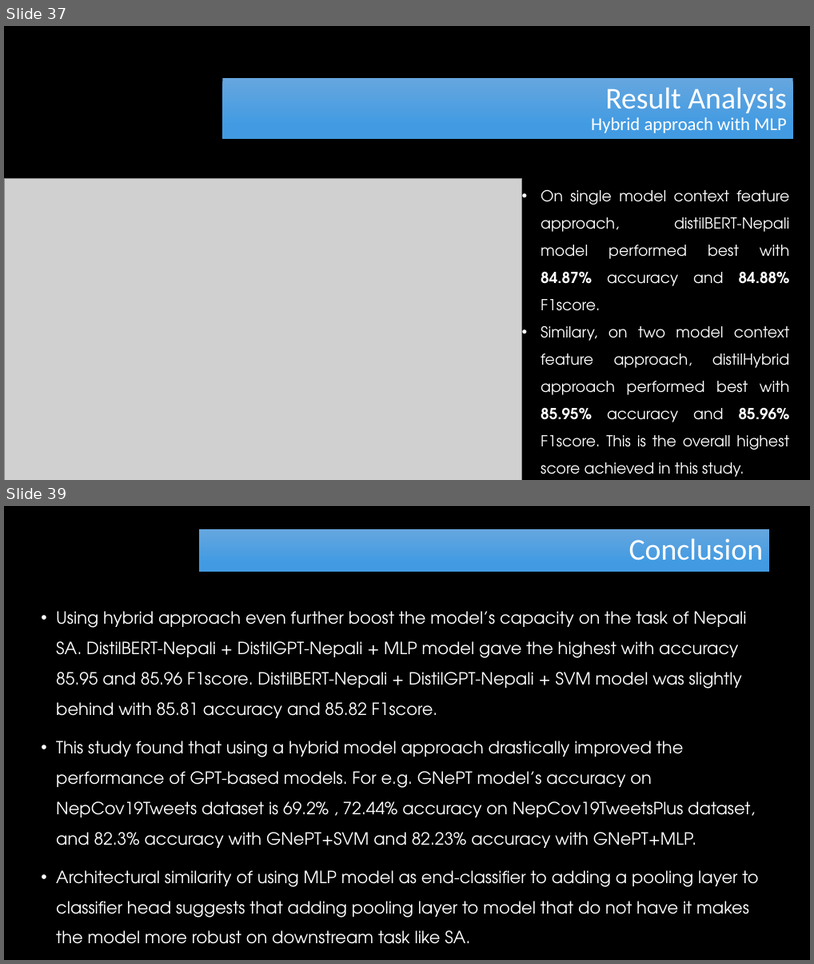
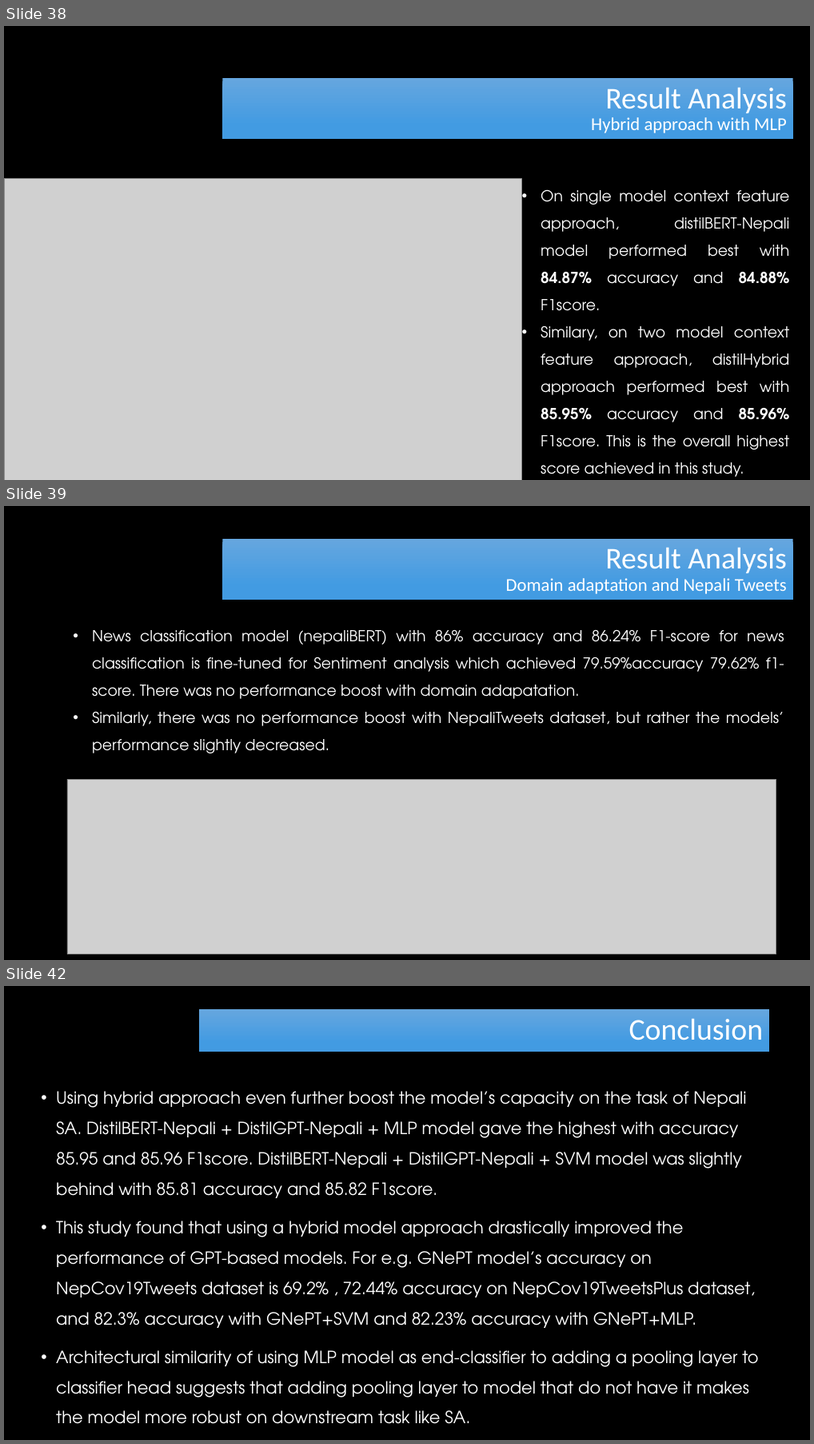
Before and after one commit to RayGone/Thesis, a slide deck: Main Thesis/Thesis Defense Presentation.pptx. Shown one above the other, each under a label of ours: slides 37 and 39 before the commit, slides 38, 39 and 42 after it; the slides between them are not shown. The pictures are 814x964 and 814x1444 pixels, drawn with LibreOffice and Linux fonts; fonts in the diff are those of the drawing; grey boxes stand for pictures; background and template pictures are left out. Boxes give left, top, right and bottom in pixels: in the first picture for what was removed or moved away, otherwise in the second. Text is boxed around its words. In the diff, an @@ line names an element or a change of style, - is before the commit and + after.

```diff
--- a/Main Thesis/Thesis Defense Presentation.pptx
+++ b/Main Thesis/Thesis Defense Presentation.pptx
@@ slide 39 added at [4,506,810,960], background #000000 @@
@@ title added at [222,540,794,600], fill gradient #66A7E0 to #439CE3, 21.6 pt, text #FFFFFF @@
+Result Analysis
+Domain adaptation and Nepali Tweets
@@ text added at [92,630,785,753], 18 pt, text #FFFFFF @@
+• News classification model (nepaliBERT) with 86% accuracy and 86.24% F1-score for news classification is fine-tuned for Sentiment analysis which achieved 79.59%accuracy 79.62% f1-score. There was no performance boost with domain adapatation.
+• Similarly, there was no performance boost with NepaliTweets dataset, but rather the models’ performance slightly decreased.
@@ picture added at [67,779,777,954] @@
@@ what was slide 37 is now slide 38 @@
@@ what was slide 39 is now slide 42 @@
```
Also in this commit, not shown: 17 slides changed, 2 other slides added, 2 other files.
